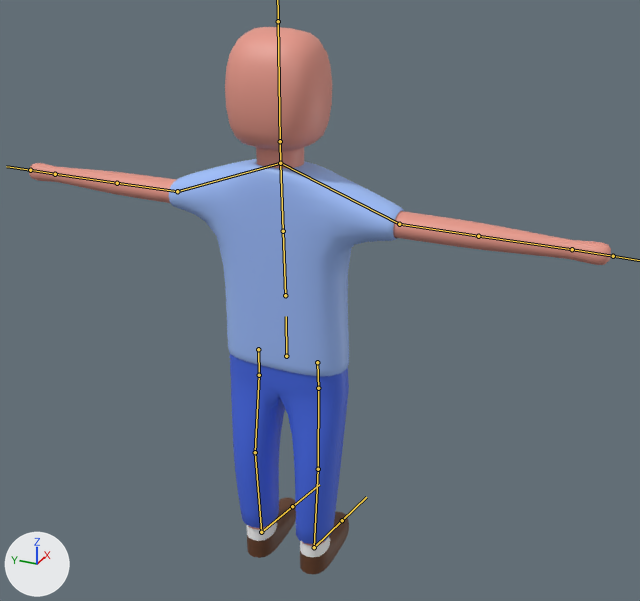
The FBX model Assets/Models/PlayerModel.fbx as it was, and as the next commit left it.
Before and after are seen from a 50 mm lens placed at (-34.5, -17.4, 32.9), pointed at (1.6, -1.2, 14.9). Every picture has the same lights, and +X, +Y and +Z are marked at lower left. The bones that bend it are drawn over the model as lines.

The first picture shows 'PlayerModel'.
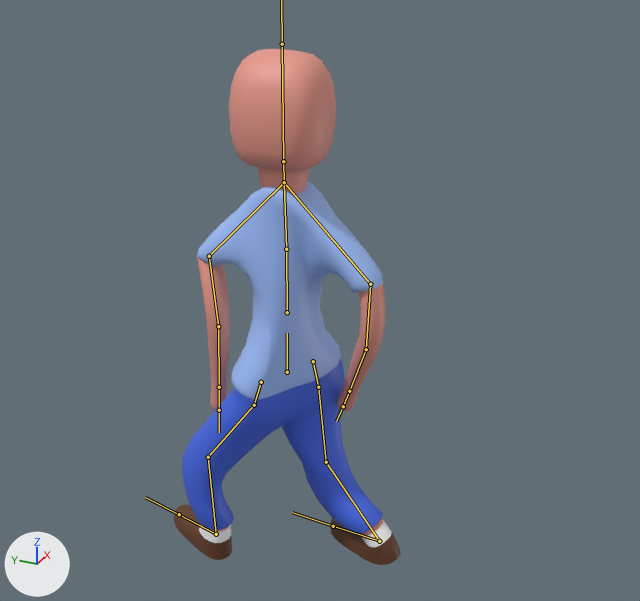
The newer file adds an action. The first version stands in its rest pose; the second is drawn at frame 13 of the action 'Armature.001|WalkLeft'.

What differs and where, as boxes [x1, y1, x2, y2] in the pictures (640 x 601 px):
'PlayerModel', posed (61% narrower)
    before: [29, 27, 611, 574]
    after: [174, 49, 401, 565]
bone 'Pelvis', root to tip
    before: (286, 356) to (286, 316)
    after: (287, 372) to (287, 333)
bone 'Chest', root to tip
    before: (283, 231) to (280, 163)
    after: (286, 249) to (284, 182)
bone 'Shoulder.R', root to tip
    before: (280, 163) to (399, 224)
    after: (284, 182) to (370, 284)
bone 'Upperarm.R', root to tip
    before: (399, 224) to (478, 236)
    after: (370, 284) to (366, 349)
bone 'Lowerarm.R', root to tip
    before: (478, 236) to (572, 249)
    after: (366, 349) to (349, 391)
bone 'Shoulder.L', root to tip
    before: (280, 163) to (177, 191)
    after: (284, 182) to (209, 256)
bone 'Upperarm.L', root to tip
    before: (177, 191) to (117, 183)
    after: (209, 256) to (218, 326)
bone 'Lowerarm.L', root to tip
    before: (117, 183) to (55, 174)
    after: (218, 326) to (219, 387)
bone 'Hip.R', root to tip
    before: (317, 362) to (318, 388)
    after: (313, 361) to (318, 387)
bone 'Upperleg.R', root to tip
    before: (318, 388) to (318, 469)
    after: (318, 387) to (326, 462)
bone 'Lowerleg.R', root to tip
    before: (318, 469) to (314, 547)
    after: (326, 462) to (379, 541)
bone 'Foot.R', root to tip
    before: (314, 547) to (342, 520)
    after: (379, 541) to (333, 526)
bone 'Hip.L', root to tip
    before: (258, 349) to (259, 375)
    after: (261, 382) to (254, 405)
bone 'Upperleg.L', root to tip
    before: (259, 375) to (255, 452)
    after: (254, 405) to (208, 457)
bone 'Lowerleg.L', root to tip
    before: (255, 452) to (261, 532)
    after: (208, 457) to (216, 534)

What changed in the scene script:
```text
Change bone_pelvis:
    where bone_pelvis = bpy.data.objects['Armature.001'].pose.bones['Pelvis']
    bone_pelvis.location: (0.0, 0.0, 0.0) -> (-0.02, -0.9, 0.01)
    bone_pelvis.rotation_quaternion: (1.0, 0.0, 0.0, 0.0) -> (0.924, 0.008, 0.383, -0.003)  # degrees (0, 0, 0) -> degrees (1, 45, 0)
Change bone_chest:
    where bone_chest = bpy.data.objects['Armature.001'].pose.bones['Chest']  # child of 'Spine'
    bone_chest.rotation_quaternion: (1.0, 0.0, 0.0, 0.0) -> (0.924, -0.016, -0.382, 0.0)  # degrees (0, 0, 0) -> degrees (-2, -45, 1)
Change bone_shoulder_r:
    where bone_shoulder_r = bpy.data.objects['Armature.001'].pose.bones['Shoulder.R']  # child of 'Chest'
    bone_shoulder_r.rotation_quaternion: (1.0, 0.0, 0.0, 0.0) -> (0.976, 0.216, 0.005, 0.005)  # degrees (0, 0, 0) -> degrees (25, 0, 1)
Change bone_upperarm_r:
    where bone_upperarm_r = bpy.data.objects['Armature.001'].pose.bones['Upperarm.R']  # child of 'Shoulder.R'
    bone_upperarm_r.rotation_quaternion: (1.0, 0.0, 0.0, 0.0) -> (0.826, 0.563, 0.017, -0.012)  # degrees (0, 0, 0) -> degrees (69, 2, 0)
Change bone_lowerarm_r:
    where bone_lowerarm_r = bpy.data.objects['Armature.001'].pose.bones['Lowerarm.R']  # child of 'Upperarm.R'
    bone_lowerarm_r.rotation_quaternion: (1.0, 0.0, 0.0, 0.0) -> (0.976, 0.157, 0.0, -0.149)  # degrees (0, 0, 0) -> degrees (18, 3, -17)
Change bone_shoulder_l:
    where bone_shoulder_l = bpy.data.objects['Armature.001'].pose.bones['Shoulder.L']  # child of 'Chest'
    bone_shoulder_l.rotation_quaternion: (1.0, 0.0, 0.0, 0.0) -> (0.976, -0.216, -0.005, -0.005)  # degrees (0, 0, 0) -> degrees (-25, -1, 0)
Change bone_upperarm_l:
    where bone_upperarm_l = bpy.data.objects['Armature.001'].pose.bones['Upperarm.L']  # child of 'Shoulder.L'
    bone_upperarm_l.rotation_quaternion: (1.0, 0.0, 0.0, 0.0) -> (0.765, -0.635, 0.066, 0.088)  # degrees (0, 0, 0) -> degrees (-79, 12, 3)
Change bone_lowerarm_l:
    where bone_lowerarm_l = bpy.data.objects['Armature.001'].pose.bones['Lowerarm.L']  # child of 'Upperarm.L'
    bone_lowerarm_l.rotation_quaternion: (1.0, 0.0, 0.0, 0.0) -> (0.966, 0.188, 0.0, -0.178)  # degrees (0, 0, 0) -> degrees (21, 4, -20)
Change bone_hip_r:
    where bone_hip_r = bpy.data.objects['Armature.001'].pose.bones['Hip.R']  # child of 'Pelvis'
    bone_hip_r.location: (0.0, 0.0, 0.0) -> (0.56, 0.04, 0.09)
    bone_hip_r.rotation_quaternion: (1.0, 0.0, 0.0, 0.0) -> (0.976, -0.064, -0.176, 0.107)  # degrees (0, 0, 0) -> degrees (-10, -19, 14)
Change bone_upperleg_r:
    where bone_upperleg_r = bpy.data.objects['Armature.001'].pose.bones['Upperleg.R']  # child of 'Hip.R'
    bone_upperleg_r.rotation_quaternion: (1.0, 0.0, 0.0, 0.0) -> (0.991, 0.055, -0.001, -0.119)  # degrees (0, 0, 0) -> degrees (6, 1, -14)
Change bone_lowerleg_r:
    where bone_lowerleg_r = bpy.data.objects['Armature.001'].pose.bones['Lowerleg.R']  # child of 'Upperleg.R'
    bone_lowerleg_r.rotation_quaternion: (1.0, 0.0, 0.0, 0.0) -> (0.94, -0.145, 0.014, 0.31)  # degrees (0, 0, 0) -> degrees (-15, 7, 36)
Change bone_foot_r:
    where bone_foot_r = bpy.data.objects['Armature.001'].pose.bones['Foot.R']  # child of 'Lowerleg.R'
    bone_foot_r.rotation_quaternion: (1.0, 0.0, 0.0, 0.0) -> (0.954, 0.032, 0.123, -0.272)  # degrees (0, 0, 0) -> degrees (0, 15, -32)
Change bone_hip_l:
    where bone_hip_l = bpy.data.objects['Armature.001'].pose.bones['Hip.L']  # child of 'Pelvis'
    bone_hip_l.location: (0.0, 0.0, 0.0) -> (-0.56, -0.02, -0.09)
    bone_hip_l.rotation_quaternion: (1.0, 0.0, 0.0, 0.0) -> (0.976, 0.081, -0.171, -0.106)  # degrees (0, 0, 0) -> degrees (12, -18, -14)
Change bone_upperleg_l:
    where bone_upperleg_l = bpy.data.objects['Armature.001'].pose.bones['Upperleg.L']  # child of 'Hip.L'
    bone_upperleg_l.rotation_quaternion: (1.0, 0.0, 0.0, 0.0) -> (0.976, 0.092, -0.016, -0.195)  # degrees (0, 0, 0) -> degrees (11, 0, -23)
Change bone_lowerleg_l:
    where bone_lowerleg_l = bpy.data.objects['Armature.001'].pose.bones['Lowerleg.L']  # child of 'Upperleg.L'
    bone_lowerleg_l.rotation_quaternion: (1.0, 0.0, 0.0, 0.0) -> (0.94, -0.145, -0.015, 0.31)  # degrees (0, 0, 0) -> degrees (-16, 4, 36)
```
